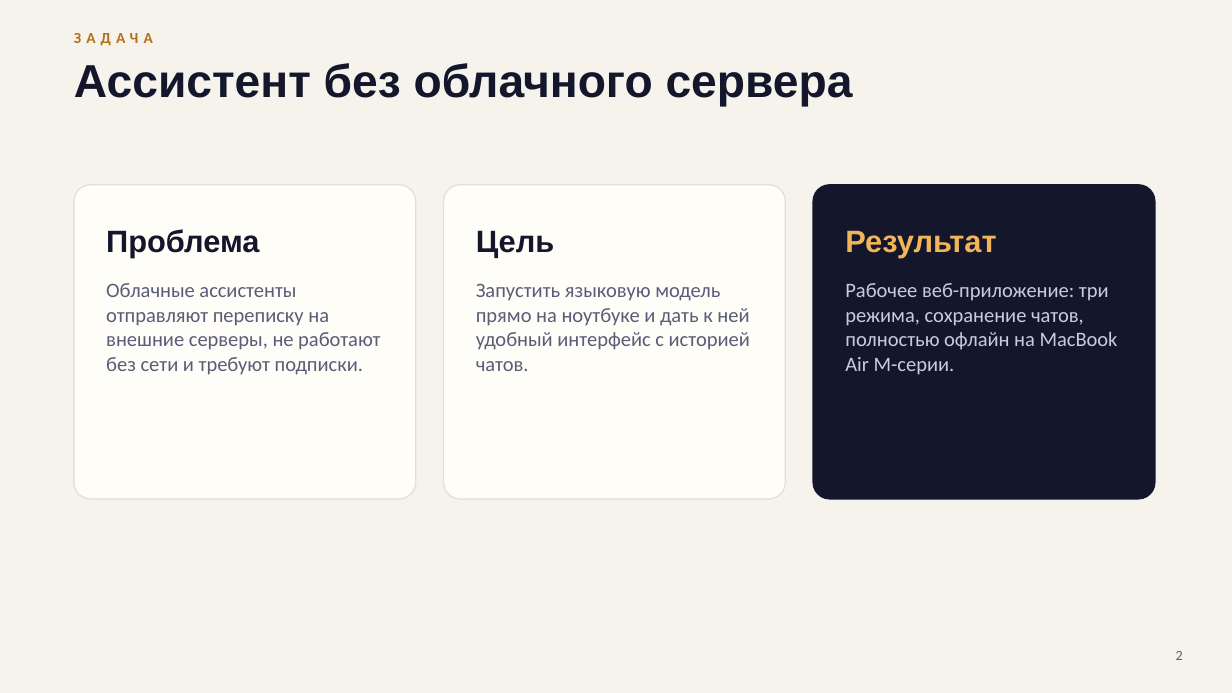
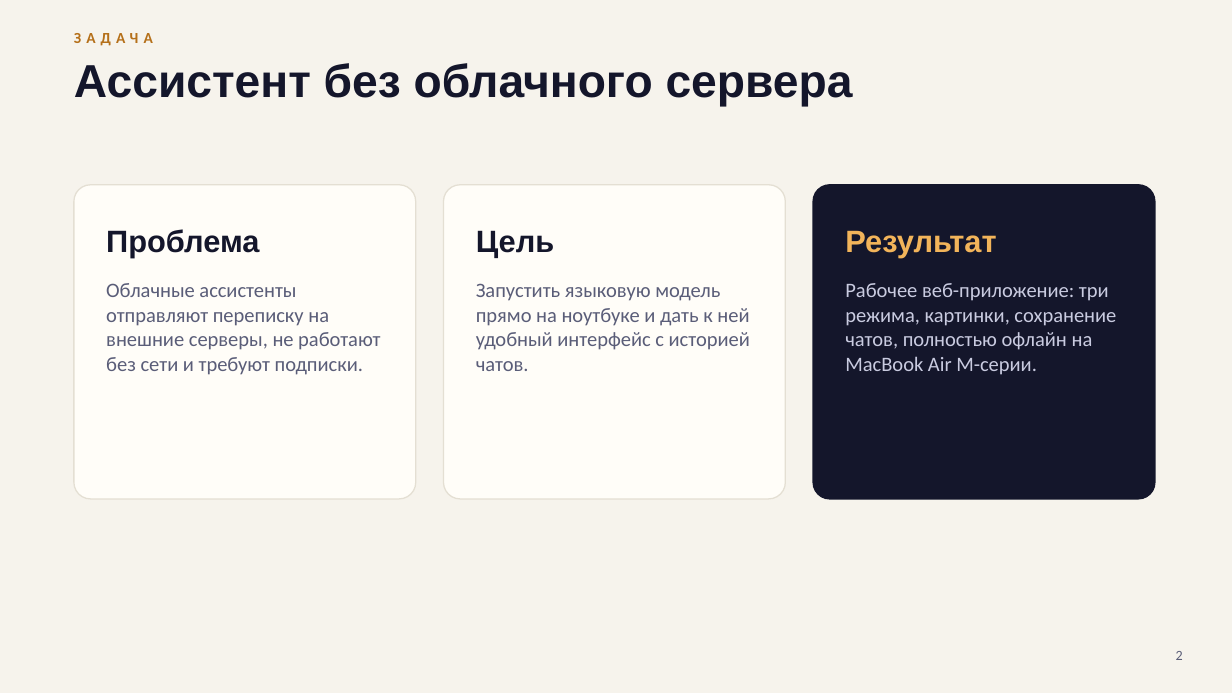
Before and after one commit to surnova2703/lumelle, a slide deck: slide 2 of docs/Lumo_AI_tech_RU.pptx. Drawn at 1232x693 pixels with LibreOffice and Linux fonts; fonts in the diff are those of the drawing. Boxes give left, top, right and bottom in pixels: in the first picture for what was removed or moved away, otherwise in the second. Text is boxed around its words. In the diff, an @@ line names an element or a change of style, - is before the commit and + after.

```diff
--- a/docs/Lumo_AI_tech_RU.pptx
+++ b/docs/Lumo_AI_tech_RU.pptx
@@ text at (845, 283, 1116, 375): text changed @@
-Рабочее веб-приложение: три режима, сохранение чатов, полностью офлайн на MacBook Air M-серии.
+Рабочее веб-приложение: три режима, картинки, сохранение чатов, полностью офлайн на MacBook Air M-серии.
```
Also in this commit, not shown: 9 other slides changed, 38 other files.
